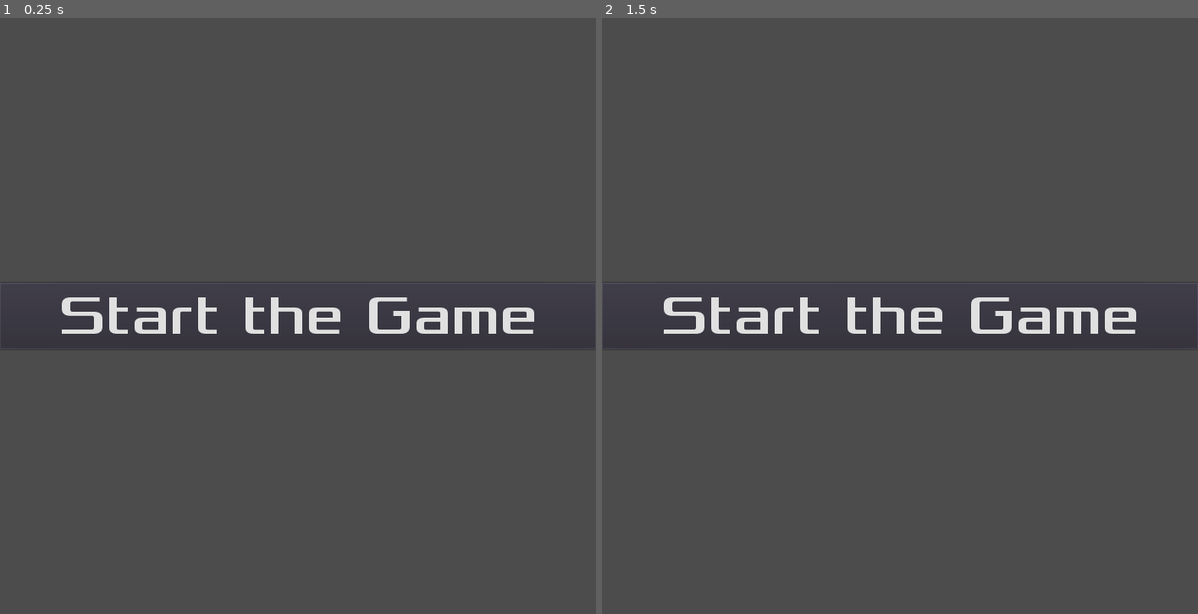
Above: before the commit, frames 1-2 (left to right).
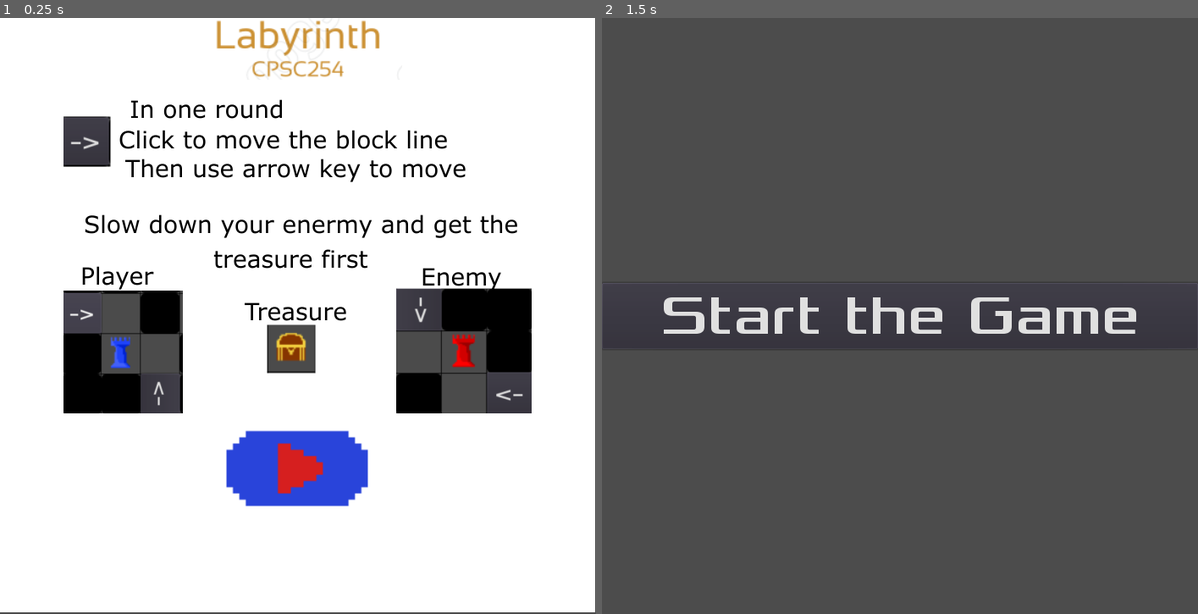
Above: after the commit, the same moments.

Repository: csuf-cpsc-254-03sp19/csuf-cpsc-254-03sp19-classroom-1-labyrinth-game
Game: Godot game, scene res://scenes/TitleScreen.tscn
The game is run twice, just before and just after one commit, with the same random seed, the same clock (stepped at 60 frames per second) and the same inputs. Before the commit the project starts from res://scenes/testscene.tscn. The engine's default icon, where the game draws it, is replaced by a stand-in: a white triangle on a blue panel in a dark square.
Inputs (mouse positions are in pixels of both pictures, inside the frame that each line leads up to):
- Up to frame 1 (0.25 s): no input
- Up to frame 2 (1.5 s): click (900, 470) at 0.52 s; tap Enter at 1.25 s; hold Right (ui_right) from 1.28 s (still down)

The runs differ from the first frame. In frame 1, 95% of the frame differs, in the area x 0-100%, y 0-100%; in frame 2, nothing differs.

Commit message:
TitleSceneUpdate

Diff:
--- /dev/null
+++ b/LabyrinthGame/Scripts/level/TitleScreen.gd
@@ -0,0 +1,15 @@
+extends Node
+
+
+# Called when the node enters the scene tree for the first time.
+func _ready():
+	$MarginContainer/VBoxContainer/VBoxContainer/TextureButton.grab_focus()
+
+
+func _physics_process(delta):
+	if $MarginContainer/VBoxContainer/VBoxContainer/TextureButton.is_hovered() == true:
+		$MarginContainer/VBoxContainer/VBoxContainer/TextureButton.grab_focus()
+
+
+func _on_TextureButton_pressed():
+	get_tree().change_scene("res://scenes/testscene.tscn")
--- a/LabyrinthGame/project.godot
+++ b/LabyrinthGame/project.godot
@@ -16,7 +16,7 @@
 [application]
 
 config/name="New Game Project"
-run/main_scene="res://scenes/testscene.tscn"
+run/main_scene="res://scenes/TitleScreen.tscn"
 config/icon="res://icon.png"
 
 [autoload]
--- /dev/null
+++ b/LabyrinthGame/scenes/TitleScreen.tscn
@@ -0,0 +1,57 @@
+[gd_scene load_steps=7 format=2]
+
+[ext_resource path="res://Scripts/level/TitleScreen.gd" type="Script" id=1]
+[ext_resource path="res://title_screen/bg.png" type="Texture" id=2]
+[ext_resource path="res://title_screen/logo.PNG" type="Texture" id=3]
+[ext_resource path="res://title_screen/intro.PNG" type="Texture" id=4]
+[ext_resource path="res://title_screen/Button.PNG" type="Texture" id=5]
+[ext_resource path="res://title_screen/startButton.PNG" type="Texture" id=6]
+
+[node name="TitleScreen" type="Node"]
+script = ExtResource( 1 )
+
+[node name="background" type="Sprite" parent="."]
+scale = Vector2( 3.12535, 3.12017 )
+texture = ExtResource( 2 )
+centered = false
+
+[node name="MarginContainer" type="MarginContainer" parent="."]
+anchor_right = 1.0
+anchor_bottom = 1.0
+
+[node name="VBoxContainer" type="VBoxContainer" parent="MarginContainer"]
+margin_left = 75.0
+margin_right = 628.0
+margin_bottom = 704.0
+size_flags_horizontal = 4
+custom_constants/separation = 16
+
+[node name="TextureRect" type="TextureRect" parent="MarginContainer/VBoxContainer"]
+margin_left = 153.0
+margin_right = 400.0
+margin_bottom = 73.0
+size_flags_horizontal = 4
+texture = ExtResource( 3 )
+
+[node name="TextureRect2" type="TextureRect" parent="MarginContainer/VBoxContainer"]
+margin_top = 89.0
+margin_right = 553.0
+margin_bottom = 467.0
+size_flags_horizontal = 4
+size_flags_vertical = 4
+texture = ExtResource( 4 )
+
+[node name="VBoxContainer" type="VBoxContainer" parent="MarginContainer/VBoxContainer"]
+margin_top = 483.0
+margin_right = 553.0
+margin_bottom = 582.0
+
+[node name="TextureButton" type="TextureButton" parent="MarginContainer/VBoxContainer/VBoxContainer"]
+margin_left = 187.0
+margin_right = 366.0
+margin_bottom = 99.0
+size_flags_horizontal = 4
+texture_normal = ExtResource( 5 )
+texture_hover = ExtResource( 6 )
+
+[connection signal="pressed" from="MarginContainer/VBoxContainer/VBoxContainer/TextureButton" to="." method="_on_TextureButton_pressed"]
--- a/LabyrinthGame/scenes/testscene.tscn
+++ b/LabyrinthGame/scenes/testscene.tscn
@@ -1,14 +1,16 @@
-[gd_scene load_steps=10 format=2]
+[gd_scene load_steps=12 format=2]
 
 [ext_resource path="res://Scripts/level/testscene.gd" type="Script" id=1]
 [ext_resource path="res://tileset.res" type="TileSet" id=2]
 [ext_resource path="res://Scripts/level/TileMap.gd" type="Script" id=3]
 [ext_resource path="res://Scripts/HUD/DrawGrid.gd" type="Script" id=4]
-[ext_resource path="res://images/icon.png" type="Texture" id=5]
+[ext_resource path="res://images/player1.png" type="Texture" id=5]
 [ext_resource path="res://Scripts/ai/AI.gd" type="Script" id=6]
-[ext_resource path="res://Scripts/player/player.gd" type="Script" id=7]
-[ext_resource path="res://scenes/HUD.tscn" type="PackedScene" id=8]
-[ext_resource path="res://Scripts/level/goal.gd" type="Script" id=9]
+[ext_resource path="res://images/player2.png" type="Texture" id=7]
+[ext_resource path="res://Scripts/player/player.gd" type="Script" id=8]
+[ext_resource path="res://scenes/HUD.tscn" type="PackedScene" id=9]
+[ext_resource path="res://images/closed_chest.png" type="Texture" id=10]
+[ext_resource path="res://Scripts/level/goal.gd" type="Script" id=11]
 
 [node name="Node2D" type="Node2D"]
 position = Vector2( 255.888, 192.379 )
@@ -32,9 +34,9 @@
 
 [node name="player" type="Sprite" parent="."]
 position = Vector2( -194.01, 384.133 )
-texture = ExtResource( 5 )
+texture = ExtResource( 7 )
 centered = false
-script = ExtResource( 7 )
+script = ExtResource( 8 )
 __meta__ = {
 "_edit_group_": true
 }
@@ -60,12 +62,12 @@
 valign = 1
 
 [node name="goal" type="Sprite" parent="."]
-modulate = Color( 0.125, 1, 0, 1 )
-self_modulate = Color( 0.195313, 1, 0, 1 )
 position = Vector2( 95.8495, 159.316 )
-texture = ExtResource( 5 )
+scale = Vector2( 1.3, 1.3 )
+texture = ExtResource( 10 )
 centered = false
-script = ExtResource( 9 )
+script = ExtResource( 11 )
+
 [connection signal="ShiftDown1" from="player/HUD" to="TileMap" method="_on_HUD_ShiftDown1"]
 [connection signal="ShiftDown3" from="player/HUD" to="TileMap" method="_on_HUD_ShiftDown3"]
 [connection signal="ShiftDown5" from="player/HUD" to="TileMap" method="_on_HUD_ShiftDown5"]
--- a/LabyrinthGame/scenes/wallTileset.tscn
+++ b/LabyrinthGame/scenes/wallTileset.tscn
@@ -3,29 +3,16 @@
 [ext_resource path="res://images/icon.png" type="Texture" id=1]
 
 [sub_resource type="RectangleShape2D" id=1]
-
-custom_solver_bias = 0.0
 extents = Vector2( 32.4147, 32.6717 )
 
 [node name="Node2D" type="Node2D"]
 
-[node name="wall" type="Sprite" parent="." index="0"]
-
+[node name="wall" type="Sprite" parent="."]
 modulate = Color( 0, 0, 0, 1 )
 position = Vector2( 34.5077, 36.2788 )
 texture = ExtResource( 1 )
-_sections_unfolded = [ "Visibility" ]
 
-[node name="StaticBody2D" type="StaticBody2D" parent="wall" index="0"]
+[node name="StaticBody2D" type="StaticBody2D" parent="wall"]
 
-input_pickable = false
-collision_layer = 1
-collision_mask = 1
-constant_linear_velocity = Vector2( 0, 0 )
-constant_angular_velocity = 0.0
-friction = 1.0
-bounce = 0.0
-
-[node name="CollisionShape2D" type="CollisionShape2D" parent="wall/StaticBody2D" index="0"]
-
+[node name="CollisionShape2D" type="CollisionShape2D" parent="wall/StaticBody2D"]
 shape = SubResource( 1 )
Not shown: 1 places in LabyrinthGame/scenes/testscene.tscn that only renumber resources
Binary file added: LabyrinthGame/title_screen/Button.PNG
Not shown, added: LabyrinthGame/title_screen/Button.PNG.import
Binary file added: LabyrinthGame/title_screen/bg.png
Not shown, added: LabyrinthGame/title_screen/bg.png.import
Binary file added: LabyrinthGame/title_screen/bg_701.jpg
Not shown, added: LabyrinthGame/title_screen/bg_701.jpg.import
Binary file added: LabyrinthGame/title_screen/intro.PNG
Not shown, added: LabyrinthGame/title_screen/intro.PNG.import
Not shown, added: LabyrinthGame/title_screen/logo.PNG.import
Binary file added: LabyrinthGame/title_screen/startButton.PNG
Not shown, added: LabyrinthGame/title_screen/startButton.PNG.import
(and 2 more such lines)
